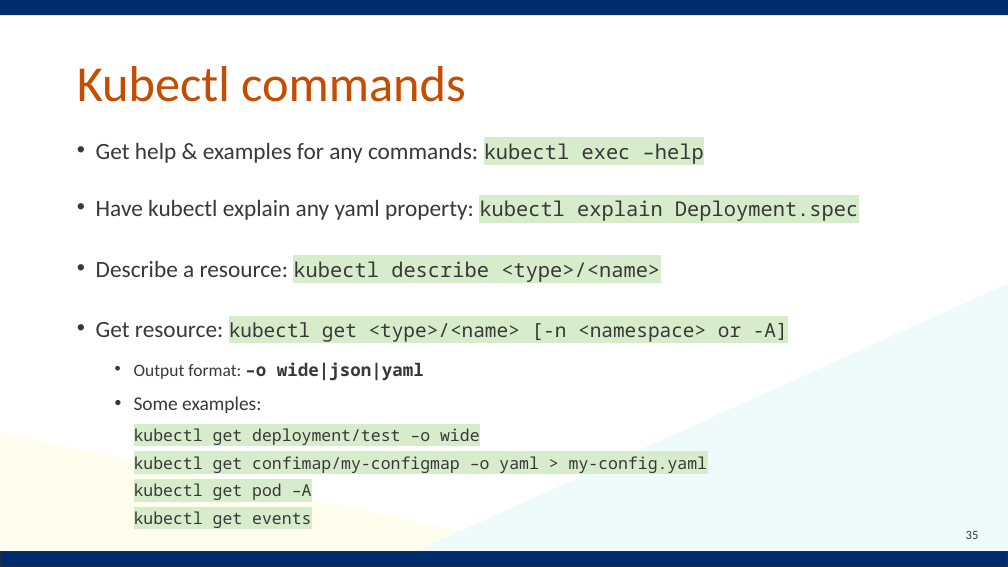
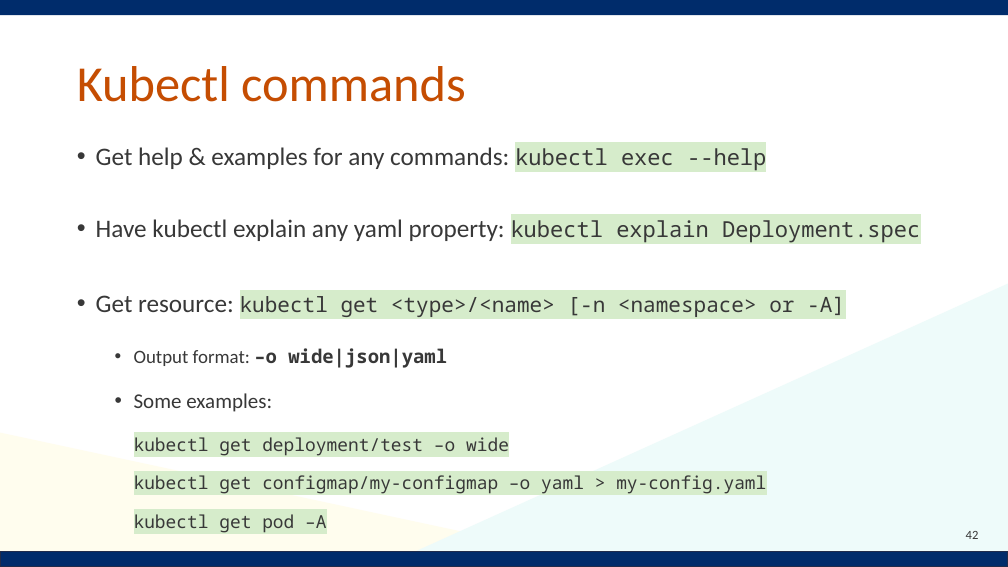
Before and after one commit to Notalib/workshop-kubernetes, a slide deck: slide 42 of Kubernetes_workshop.pptx (slide 35 before the commit). Drawn at 1008x567 pixels with LibreOffice and Linux fonts; fonts in the diff are those of the drawing; background and template pictures are left out. Boxes give left, top, right and bottom in pixels: in the first picture for what was removed or moved away, otherwise in the second. Text is boxed around its words. In the diff, an @@ line names an element or a change of style, - is before the commit and + after.

```diff
--- a/Kubernetes_workshop.pptx
+++ b/Kubernetes_workshop.pptx
@@ text at (x1=96, y1=147, x2=766, y2=171): text changed; size 22.2 to 24 pt @@
-• Get help & examples for any commands: kubectl exec –help
+• Get help & examples for any commands: kubectl exec --help
@@ text at (x1=96, y1=219, x2=920, y2=368): size 22.2 to 24 pt in "Have kubectl explain any yaml property:", "Get resource:"; size 19.4 to 21 pt in "kubectl explain Deployment.spec"; size 18.5 to 20 pt in "kubectl get <type>/<name> [-n <namespace> or -A]"; size 16.6 to 18 pt in "Output format: –o wide|json|yaml"; line spacing 0.7 to 0.9 @@
@@ text at (x1=96, y1=261, x2=660, y2=282): paragraph removed @@
-• Describe a resource: kubectl describe <type>/<name>
@@ text at (x1=134, y1=393, x2=766, y2=533): text changed; size 15.7 to 17 pt @@
-  • Some examples:
-    kubectl get deployment/test –o wide
-    kubectl get confimap/my-configmap –o yaml > my-config.yaml
-    kubectl get pod –A
-    kubectl get events
+  • Some examples:
+    kubectl get deployment/test –o wide
+    kubectl get configmap/my-configmap –o yaml > my-config.yaml
+    kubectl get pod –A
@@ page number at (x1=966, y1=531, x2=979, y2=539): text changed @@
-35
+42
```
Also in this commit, not shown: 37 other slides changed, 4 slides added, 1 slide removed.
